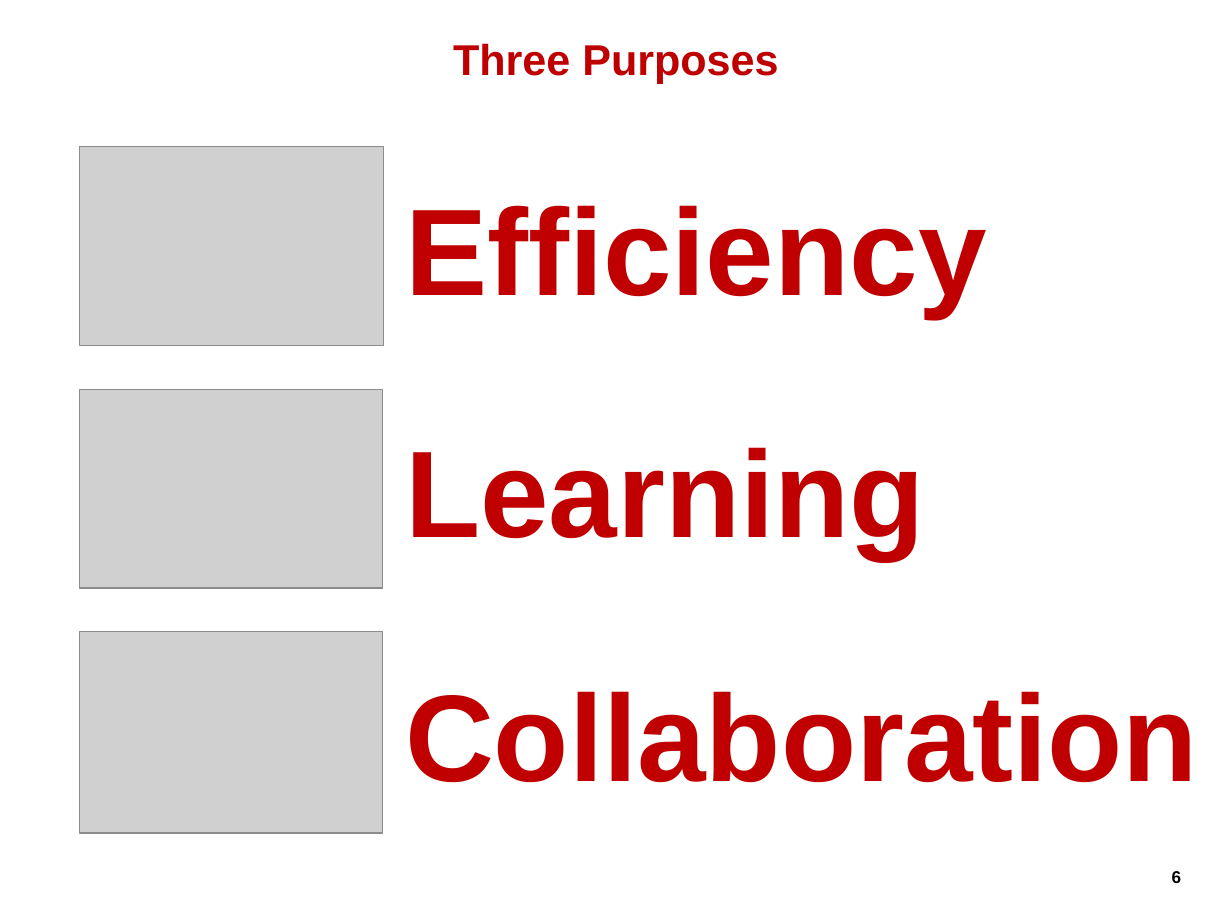
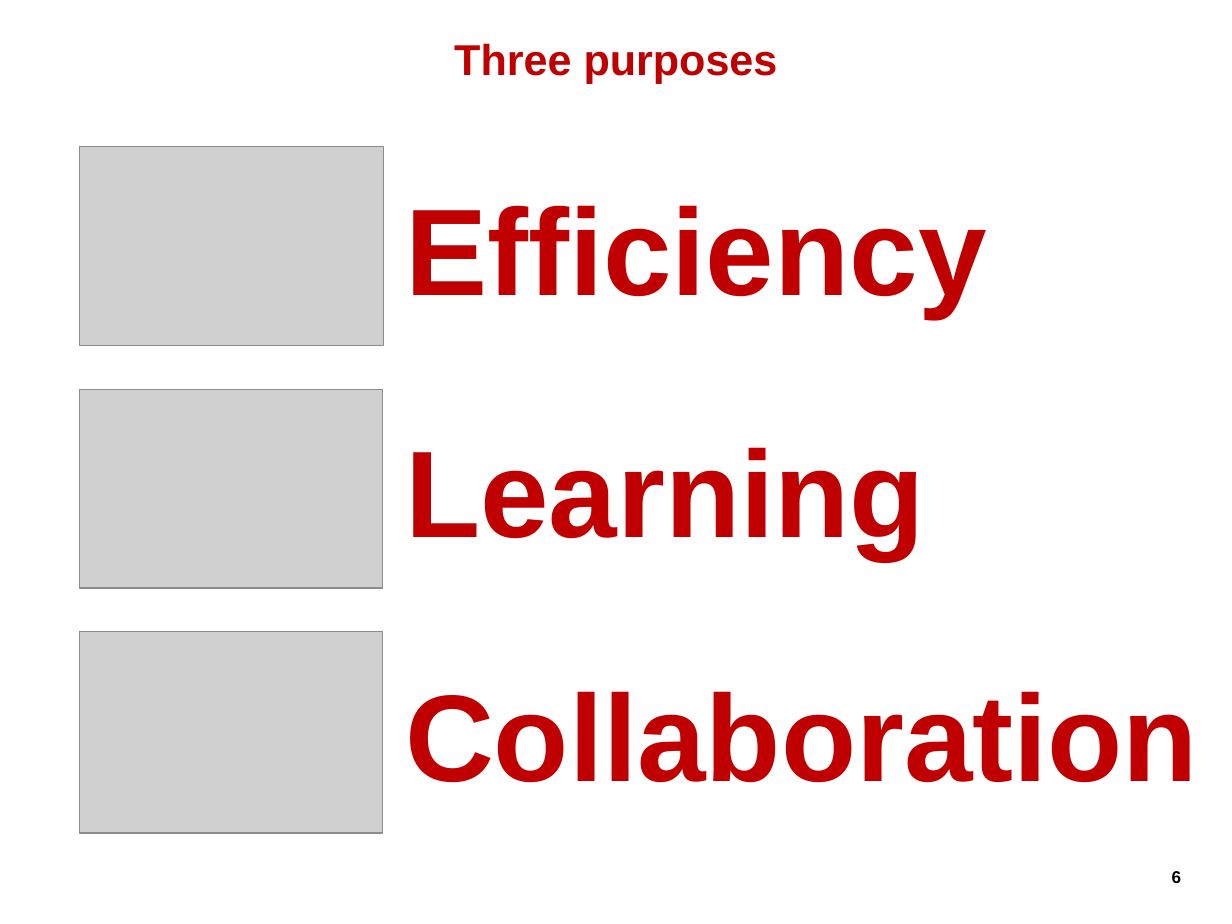
Before and after one commit to hageyahhoo/agile2014, a slide deck: slide 6 of presentations/TechnologyDrivenDevelopment.pptx. Drawn at 1232x924 pixels with LibreOffice and Linux fonts; fonts in the diff are those of the drawing; grey boxes stand for pictures; background and template pictures are left out. Boxes give left, top, right and bottom in pixels: in the first picture for what was removed or moved away, otherwise in the second. Text is boxed around its words. In the diff, an @@ line names an element or a change of style, - is before the commit and + after.

```diff
--- a/presentations/TechnologyDrivenDevelopment.pptx
+++ b/presentations/TechnologyDrivenDevelopment.pptx
@@ title at (454,43,778,83): text changed @@
-Three Purposes
+Three purposes
```
Also in this commit, not shown: 14 other slides changed, 9 slides added, 6 slides removed.
